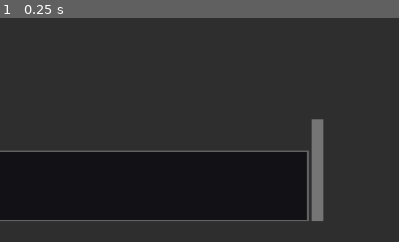
Above: before the commit, frame 1.
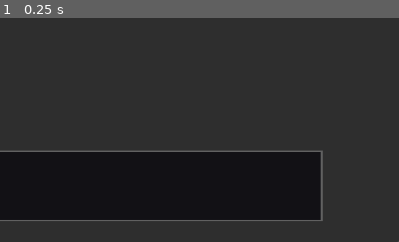
Above: after the commit, the same moment.

Repository: SnekOfSpice/dialog-parser
Game: Godot game, scene res://testing/test.tscn
The game is run twice, just before and just after one commit, with the same random seed, the same clock (stepped at 60 frames per second) and the same inputs.
Inputs:
- Up to frame 1 (0.25 s): no input
The pictures show only the part of the screen within x 50-100%, y 50-100%; the shares and areas given below are measured in that part.

The runs differ from the first frame. In frame 1, 1.7% of the frame differs, in the area x 76-82%, y 45-91%.
Error before the commit: Attempt to call function 'get_as_text' in base 'null instance' on a null instance. (res://src/parser.gd:35)
Error after the commit: Attempt to call function 'get_as_text' in base 'null instance' on a null instance. (res://src/parser.gd:36)

Commit message:
more autopause stuff

Diff:
--- a/src/choice_option.tscn
+++ b/src/choice_option.tscn
@@ -1,5 +1,6 @@
-[gd_scene load_steps=2 format=3 uid="uid://cgadhdhl3ndao"]
+[gd_scene load_steps=3 format=3 uid="uid://cgadhdhl3ndao"]
 
+[ext_resource type="Theme" uid="uid://dd3wmvu0xxyhs" path="res://style/theme.tres" id="1_fkwxm"]
 [ext_resource type="Script" path="res://src/choice_option.gd" id="1_l5ra8"]
 
 [node name="ChoiceOption" type="Button"]
@@ -8,6 +9,8 @@
 size_flags_horizontal = 3
 size_flags_vertical = 3
 focus_mode = 0
+theme = ExtResource("1_fkwxm")
+text = "jhujk"
 script = ExtResource("1_l5ra8")
 
 [connection signal="pressed" from="." to="." method="_on_pressed"]
--- a/src/line_reader.gd
+++ b/src/line_reader.gd
@@ -3,13 +3,17 @@
 @export var property_for_name := ""
 @export var name_for_blank_name := ""
 @export var text_speed := 100.0
+@export var auto_pause_duration := 0.2
 
 signal line_finished(line_index)
 signal jump_to_page(page_index)
+signal new_header(header)
+signal is_input_locked_changed(new_value)
 
 var line_data := {}
 
 var line_index
+var remaining_auto_pause_duration := 0.0
 
 var is_input_locked := false : set = set_is_input_locked
 var showing_text := false
@@ -19,7 +23,11 @@
 	Parser.connect("terminate_page", close)
 	Parser.open_connection()
 
+	Parser.line_reader = self
+
 	find_child("InstructionHandler").connect("set_input_lock", set_is_input_locked)
+
+	remaining_auto_pause_duration = auto_pause_duration
 
 
 
@@ -39,14 +47,18 @@
 						find_child("TextContent").visible_ratio = 1.0
 					#find_next_pause()
 					elif next_pause_position_index < all_pause_positions_this_chunk_minus_pause_tags.size():
-						next_pause_position_index += 1
+						find_child("TextContent").visible_characters = all_pause_positions_this_chunk_minus_pause_tags[next_pause_position_index]
+						if next_pause_type == PauseTypes.Manual:
+							next_pause_position_index += 1
+							remaining_auto_pause_duration = auto_pause_duration
+
 
 			else:
 				emit_signal("line_finished", line_index)
 
 func set_is_input_locked(value: bool):
 	is_input_locked = value
-	find_child("NextPromptContainer").visible = not is_input_locked
+	emit_signal("is_input_locked_changed", is_input_locked)
 
 func close(_terminating_page):
 	prints("closing page ", _terminating_page)
@@ -103,17 +115,26 @@
 	# register facts
 	line_data.get("facts")
 
+
 func _process(delta: float) -> void:
 	if next_pause_position_index < all_pause_positions_this_chunk_minus_pause_tags.size() and next_pause_position_index != -1:
 
 		if find_child("TextContent").visible_characters < all_pause_positions_this_chunk_minus_pause_tags[next_pause_position_index]:
 			#print("b")
 			find_child("TextContent").visible_characters += text_speed * delta
-#		else:
-#			print("a")
+		elif remaining_auto_pause_duration > 0 and next_pause_type == PauseTypes.Auto:
+			var last_dur = remaining_auto_pause_duration
+			remaining_auto_pause_duration -= delta
+			print(remaining_auto_pause_duration)
+			if last_dur > 0 and remaining_auto_pause_duration <= 0:
+				next_pause_position_index += 1
+				remaining_auto_pause_duration = auto_pause_duration
+				print("-------------")
+			print("auto")
 	elif find_child("TextContent").visible_ratio < 1.0:
 		find_child("TextContent").visible_characters += text_speed * delta
 		#print("c")
+
 
 
 # TODO: different pause types and chunking. for now only line clears that are manually placed.
@@ -315,6 +336,7 @@
 
 	return [conditional_is_true, behavior]
 
+
 func handle_header(header: Array):
 	#prints("HEADER ", header)
 	for prop in header:
@@ -328,6 +350,7 @@
 			find_child("NameLabel").text = values[1]
 			find_child("NameContainer").visible = values[1] != name_for_blank_name
 
+	emit_signal("new_header", header)
 
 func chunkify(line) -> Array:
 	var line_type = int(line.get("line_type"))
--- a/src/line_reader.tscn
+++ b/src/line_reader.tscn
@@ -68,6 +68,7 @@
 autowrap_mode = 2
 
 [node name="NextPromptContainer" type="MarginContainer" parent="MarginContainer/HBoxContainer"]
+visible = false
 layout_mode = 2
 
 [node name="PanelContainer" type="PanelContainer" parent="MarginContainer/HBoxContainer/NextPromptContainer"]
--- a/src/parser.gd
+++ b/src/parser.gd
@@ -8,6 +8,7 @@
 var dropdown_titles := []
 var dropdowns := {}
 
+var line_reader = null
 
 var page_index := 0
 var line_index := 0
--- a/style/theme.tres
+++ b/style/theme.tres
@@ -1,7 +1,18 @@
-[gd_resource type="Theme" load_steps=6 format=3 uid="uid://dd3wmvu0xxyhs"]
+[gd_resource type="Theme" load_steps=8 format=3 uid="uid://dd3wmvu0xxyhs"]
 
 [ext_resource type="FontFile" uid="uid://ckbctvwh4kk0m" path="res://style/ZeldaFont.ttf" id="1_8ruyj"]
 [ext_resource type="FontFile" uid="uid://cfvy1kmgrhnn7" path="res://style/TimesNewPixel.ttf" id="1_xb66s"]
+
+[sub_resource type="StyleBoxFlat" id="StyleBoxFlat_jwf55"]
+bg_color = Color(0.0666667, 0.0509804, 0.0941176, 0.45098)
+border_width_left = 5
+border_width_top = 4
+border_width_right = 4
+border_width_bottom = 4
+border_color = Color(0, 0, 0, 0.145098)
+
+[sub_resource type="StyleBoxFlat" id="StyleBoxFlat_1d5wb"]
+bg_color = Color(0.0980392, 0.0745098, 0.0823529, 1)
 
 [sub_resource type="StyleBoxFlat" id="StyleBoxFlat_2ps5h"]
 bg_color = Color(0.0784314, 0.0784314, 0.0941176, 1)
@@ -23,6 +34,12 @@
 content_margin_bottom = 9.0
 
 [resource]
+Button/colors/font_color = Color(0.780392, 0.815686, 0.92549, 1)
+Button/colors/font_disabled_color = Color(0.921569, 0.435294, 0.690196, 0.501961)
+Button/font_sizes/font_size = 36
+Button/fonts/font = ExtResource("1_xb66s")
+Button/styles/disabled = SubResource("StyleBoxFlat_jwf55")
+Button/styles/normal = SubResource("StyleBoxFlat_1d5wb")
 Label/font_sizes/font_size = 40
 Label/fonts/font = ExtResource("1_8ruyj")
 Label/styles/normal = SubResource("StyleBoxFlat_2ps5h")
